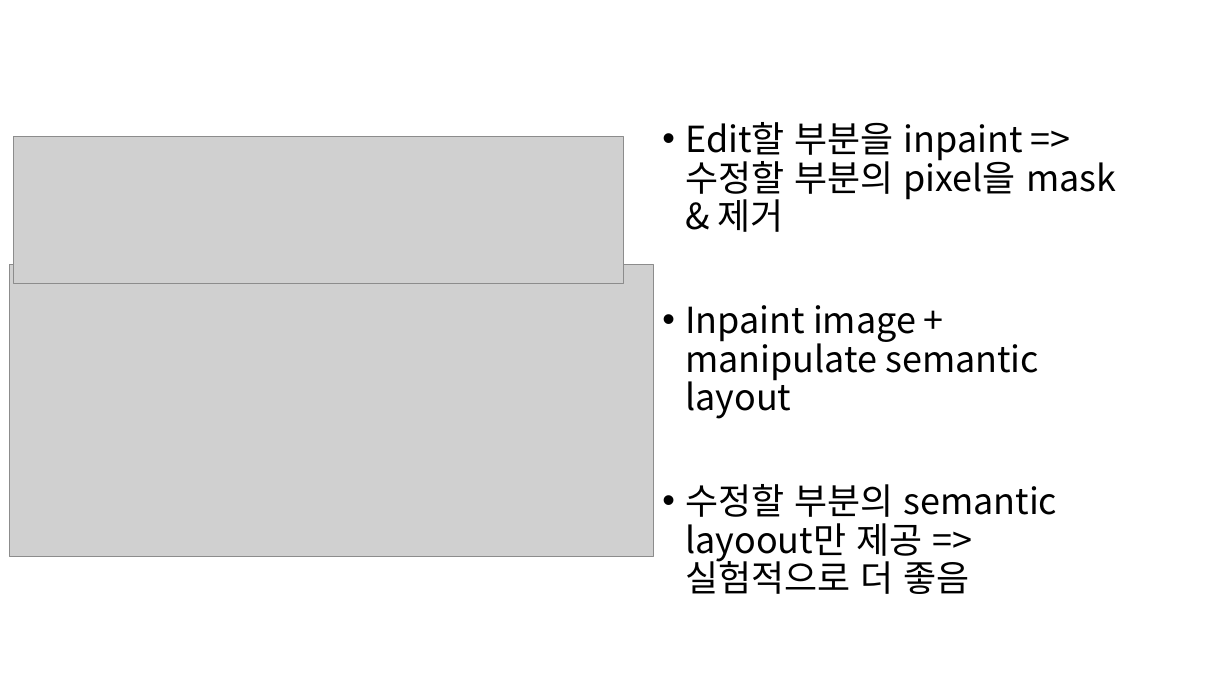
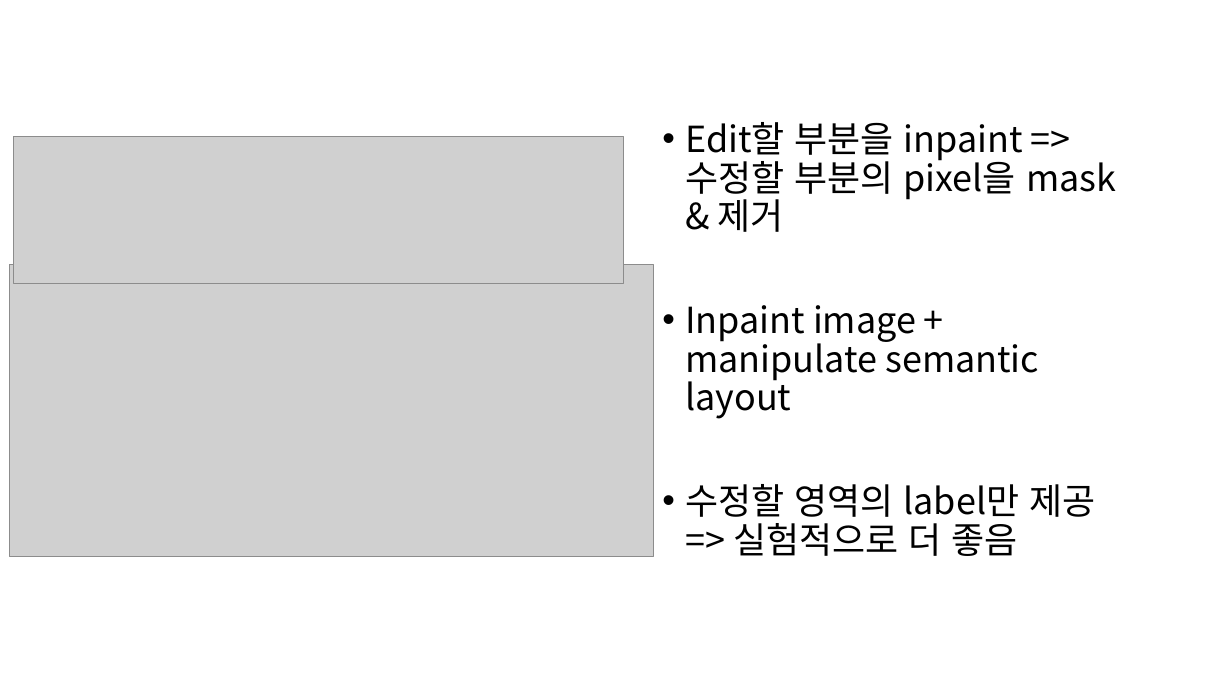
Before and after one commit to bbangsik13/paper-review, a slide deck: slide 5 of GAN/SESAME.pptx. Drawn at 1232x693 pixels with LibreOffice and Linux fonts; fonts in the diff are those of the drawing; grey boxes stand for pictures. Boxes give left, top, right and bottom in pixels: in the first picture for what was removed or moved away, otherwise in the second. Text is boxed around its words. In the diff, an @@ line names an element or a change of style, - is before the commit and + after.

```diff
--- a/GAN/SESAME.pptx
+++ b/GAN/SESAME.pptx
@@ text at [685, 484, 1095, 556]: text changed @@
-• 수정할 부분의 semantic layoout만 제공 => 실험적으로 더 좋음
+• 수정할 영역의 label만 제공 => 실험적으로 더 좋음
```
Also in this commit, not shown: 6 other slides changed, 5 slides added, 1 slide removed.
